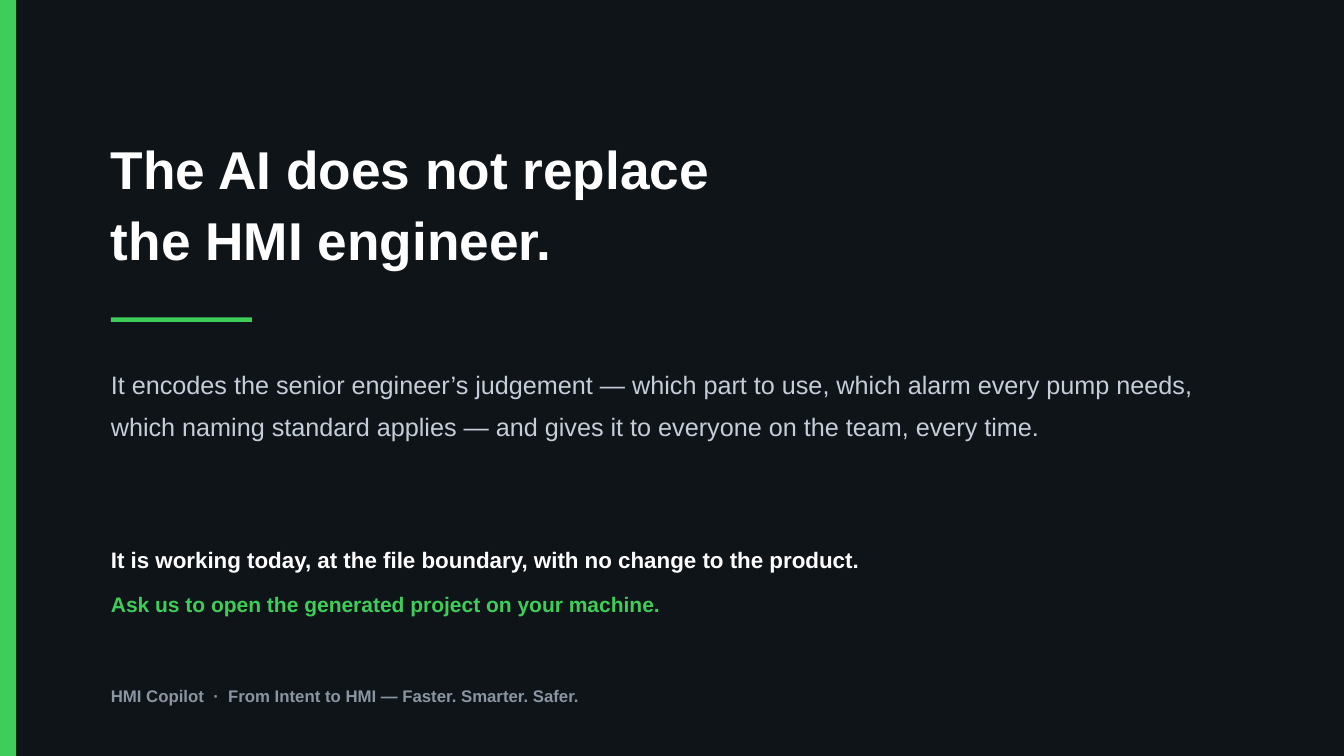
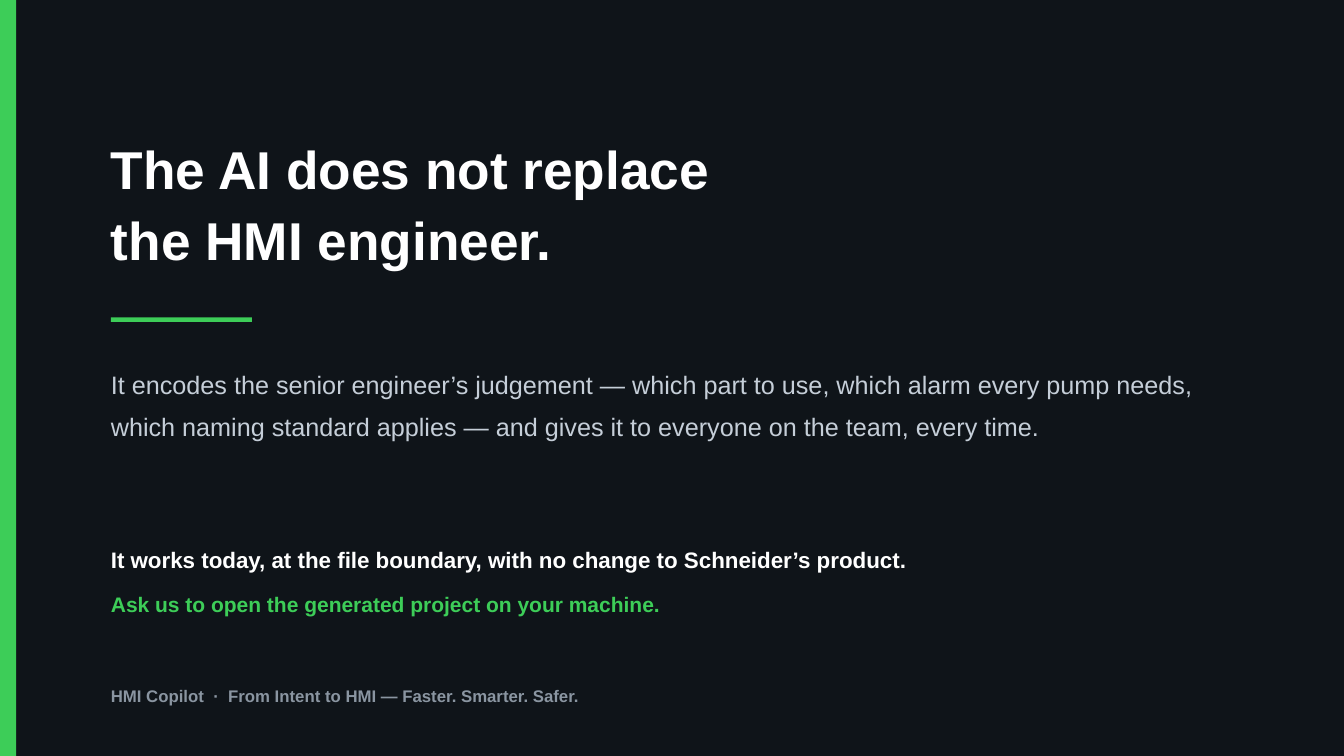
Before and after one commit to shauryaaojha/HMI_Copilot_EcoStruxure, a slide deck: slide 12 of docs/HMI_Copilot_5min.pptx (slide 11 before the commit). Drawn at 1344x756 pixels with LibreOffice and Linux fonts; fonts in the diff are those of the drawing. Boxes give left, top, right and bottom in pixels: in the first picture for what was removed or moved away, otherwise in the second. Text is boxed around its words. In the diff, an @@ line names an element or a change of style, - is before the commit and + after.

```diff
--- a/docs/HMI_Copilot_5min.pptx
+++ b/docs/HMI_Copilot_5min.pptx
@@ text at [111,551,906,573]: text changed @@
-It is working today, at the file boundary, with no change to the product.
+It works today, at the file boundary, with no change to Schneider’s product.
```
Also in this commit, not shown: 9 other slides changed, 1 slide added, 3 other files.
